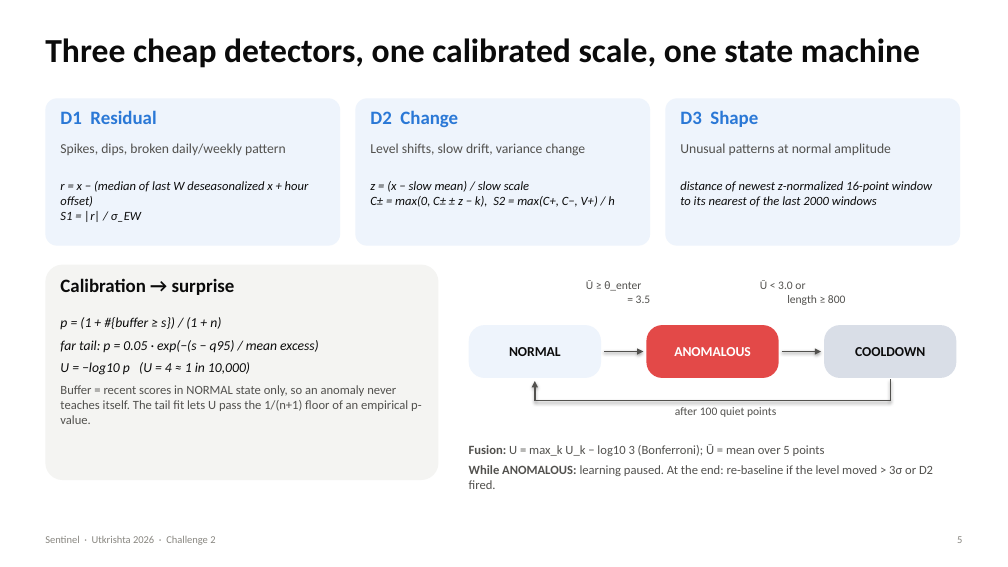
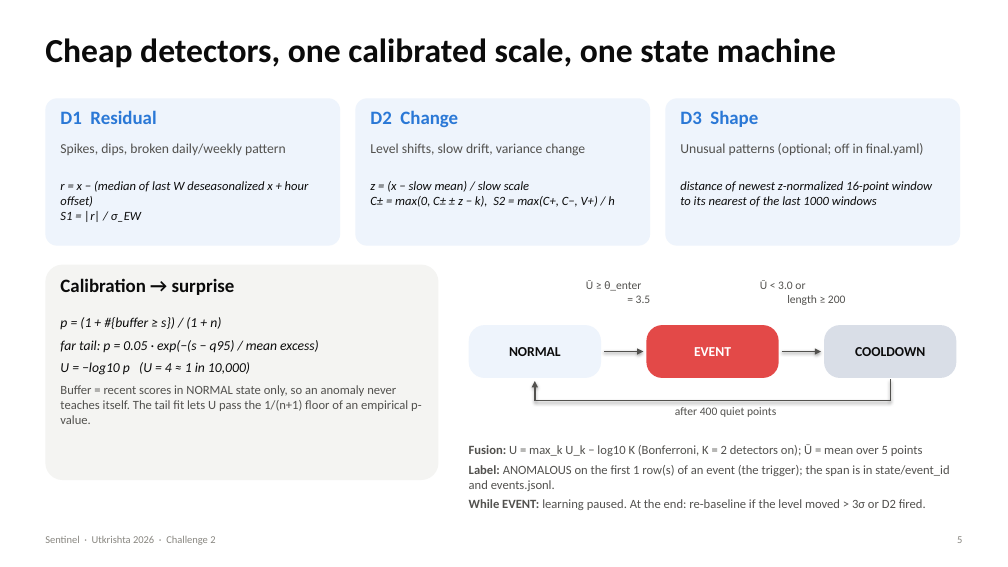
Before and after one commit to KumarranMahesh/sentinel, a slide deck: slide 5 of slides/Sentinel_Challenge2.pptx. Drawn at 1008x567 pixels with LibreOffice and Linux fonts; fonts in the diff are those of the drawing. Boxes give left, top, right and bottom in pixels: in the first picture for what was removed or moved away, otherwise in the second. Text is boxed around its words. In the diff, an @@ line names an element or a change of style, - is before the commit and + after.

```diff
--- a/slides/Sentinel_Challenge2.pptx
+++ b/slides/Sentinel_Challenge2.pptx
@@ text at [45,38,836,68]: text changed @@
-Three cheap detectors, one calibrated scale, one state machine
+Cheap detectors, one calibrated scale, one state machine
@@ text at [680,143,924,155]: text changed @@
-Unusual patterns at normal amplitude
+Unusual patterns (optional; off in final.yaml)
@@ text at [680,181,932,207]: text changed @@
-distance of newest z-normalized 16-point window
-to its nearest of the last 2000 windows
+distance of newest z-normalized 16-point window
+to its nearest of the last 1000 windows
@@ text at [760,280,846,305]: text changed @@
-Ū < 3.0 or
-length ≥ 800
+Ū < 3.0 or
+length ≥ 200
@@ text in rounded rectangle at [694,347,731,356]: text changed @@
-ANOMALOUS
+EVENT
@@ text at [675,407,776,417]: text changed @@
-after 100 quiet points
+after 400 quiet points
@@ text at [469,444,949,510]: text changed @@
-Fusion: U = max_k U_k − log10 3 (Bonferroni); Ū = mean over 5 points
-While ANOMALOUS: learning paused. At the end: re-baseline if the level moved > 3σ or D2 fired.
+Fusion: U = max_k U_k − log10 K (Bonferroni, K = 2 detectors on); Ū = mean over 5 points
+Label: ANOMALOUS on the first 1 row(s) of an event (the trigger); the span is in state/event_id and events.jsonl.
+While EVENT: learning paused. At the end: re-baseline if the level moved > 3σ or D2 fired.
```
Also in this commit, not shown: 9 other slides changed, 14 other files.
